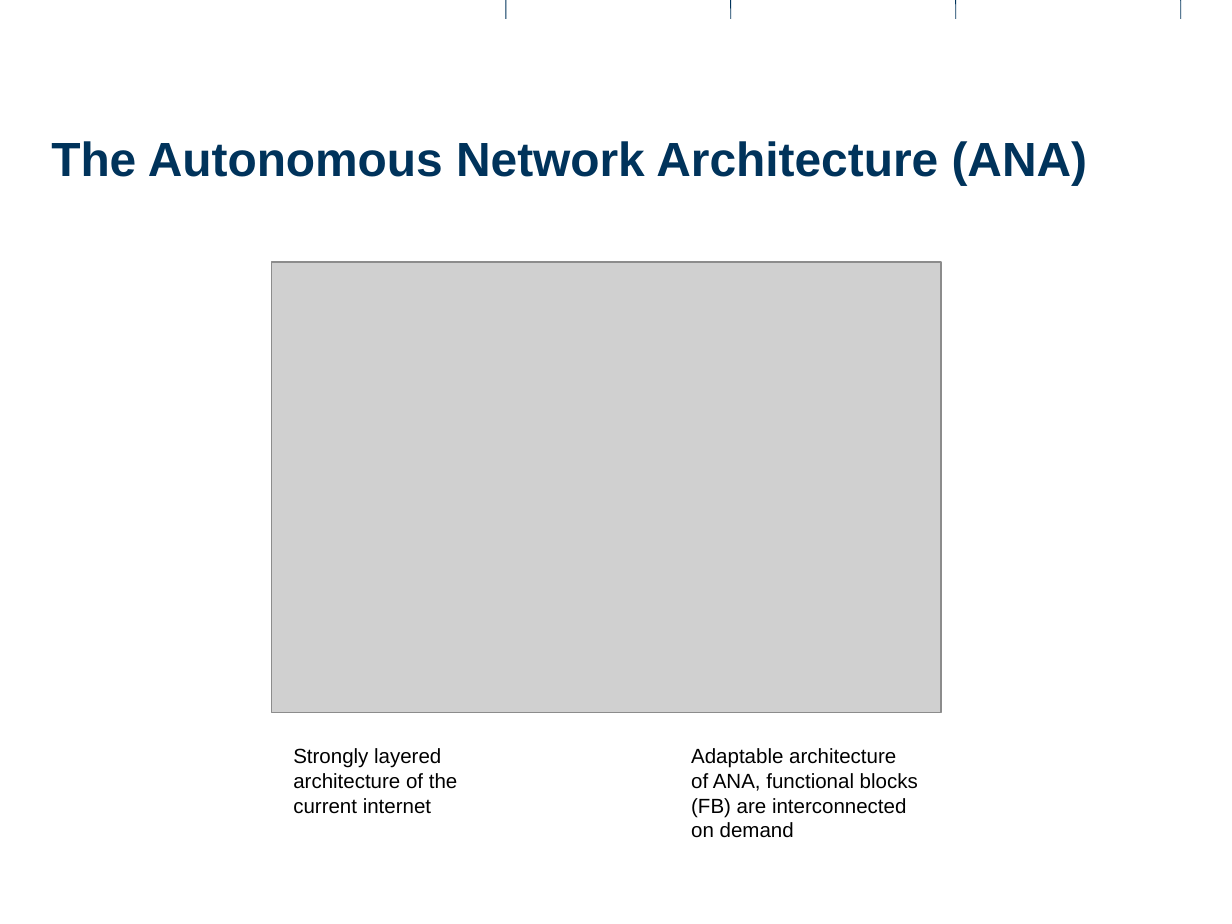
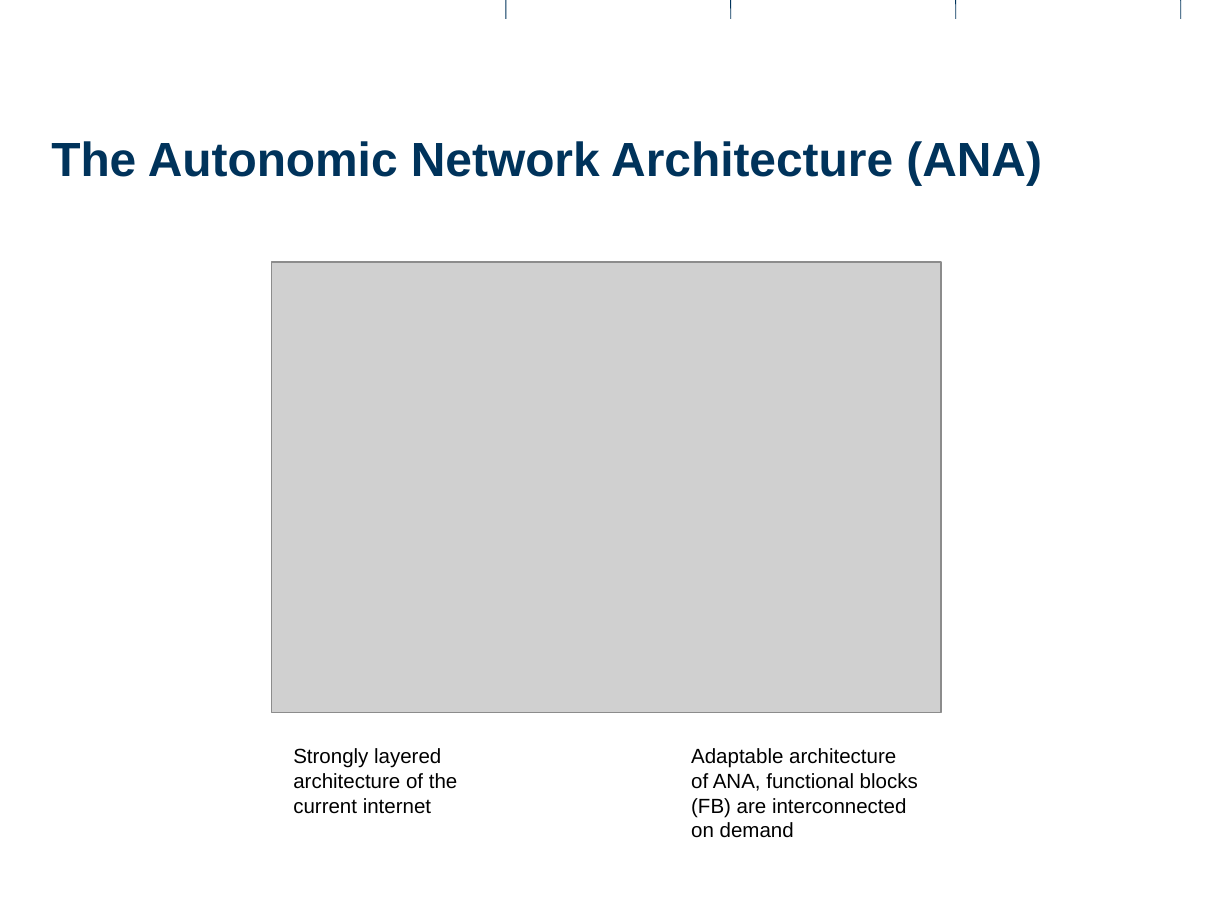
Before and after one commit to rihuber/ma, a slide deck: slide 3 of documents/presentations/intermediate1/intermediate1.odp. Drawn at 1232x924 pixels with LibreOffice and Linux fonts; fonts in the diff are those of the drawing; grey boxes stand for pictures; background and template pictures are left out. Boxes give left, top, right and bottom in pixels: in the first picture for what was removed or moved away, otherwise in the second. Text is boxed around its words. In the diff, an @@ line names an element or a change of style, - is before the commit and + after.

```diff
--- a/documents/presentations/intermediate1/intermediate1.odp
+++ b/documents/presentations/intermediate1/intermediate1.odp
@@ title at [51,141,1042,186]: text changed @@
-The Autonomous Network Architecture (ANA)
+The Autonomic Network Architecture (ANA)
```
Also in this commit, not shown: 2 other slides changed.
